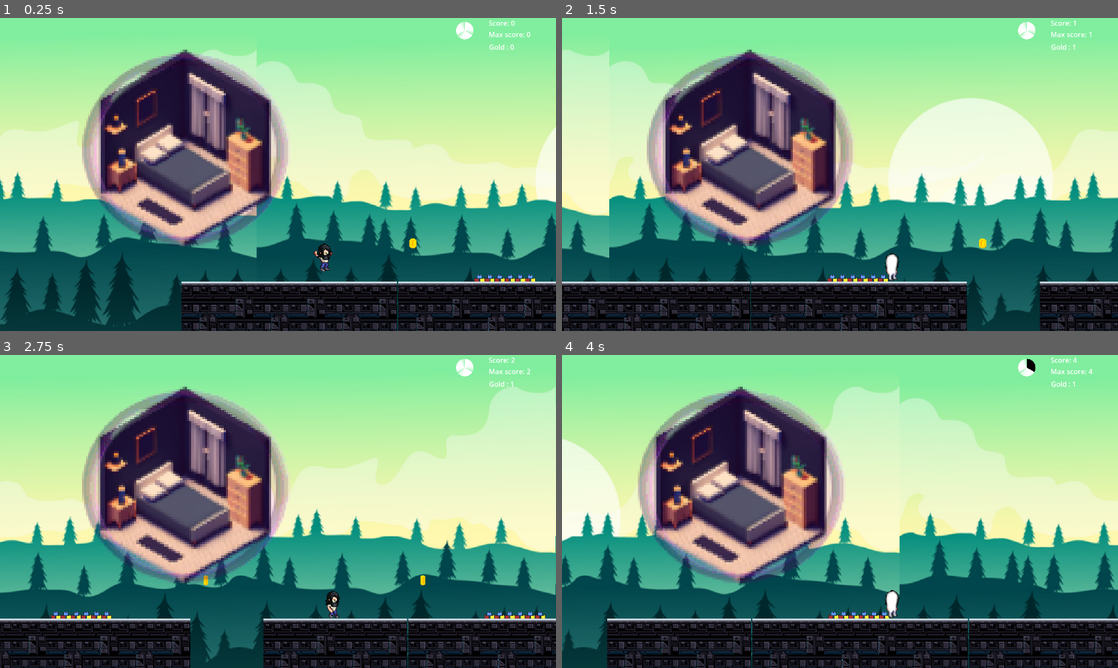
Above: before the commit, frames 1-4 (two rows, left to right).
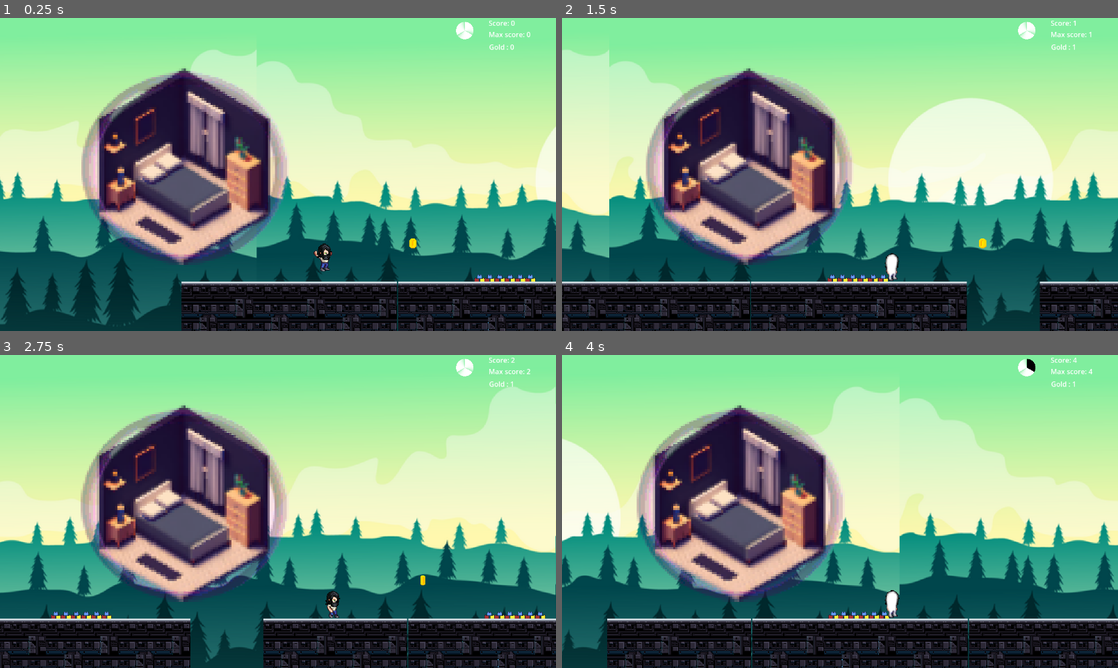
Above: after the commit, the same moments.

Repository: Narrop/Jame-Gam-17
Game: Godot game, scene res://Game.tscn
The game is run twice, just before and just after one commit, with the same random seed, the same clock (stepped at 60 frames per second) and the same inputs. The engine's default icon, where the game draws it, is replaced by a stand-in: a white triangle on a blue panel in a dark square.
Inputs:
- Up to frame 1 (0.25 s): no input
- Up to frame 2 (1.5 s): tap Enter (ui_accept) at 0.5, 0.77 s; hold Right (ui_right) from 0.53 s (still down)
- Up to frame 3 (2.75 s): tap Enter (ui_accept) at 1.52 s; release Right (ui_right) at 2.03 s; hold Left (ui_left) from 2.03 s (still down)
- Up to frame 4 (4 s): release Left (ui_left) at 2.78 s; hold Right (ui_right) from 2.78 s (still down); tap Enter (ui_accept) at 3.02, 3.77 s

The runs differ from the first frame. In frame 1, 15% of the frame differs, in the area x 14-52%, y 10-79%; in frame 2, 15%, in the area x 15-53%, y 10-79%; in frame 3, 15%; in frame 4, 15%.
Error in both runs: Invalid access to property or key 'collider' on a base object of type 'null instance'. (res://Scenes/Actors/Rooms/Room.gd:15)

Commit message:
Update Level1.tscn

Diff:
--- a/Scenes/Levels/Level1.tscn
+++ b/Scenes/Levels/Level1.tscn
@@ -27,7 +27,9 @@
 [node name="SpawnGround" parent="." instance=ExtResource("2_hrjb1")]
 
 [node name="Bedroom" parent="." instance=ExtResource("2_sl6ss")]
-position = Vector2(-208, -301)
+light_mask = 1
+visibility_layer = 1
+position = Vector2(-210, -268)
 
 [node name="Player" parent="." instance=ExtResource("4_h4px6")]
 position = Vector2(38, -144)
